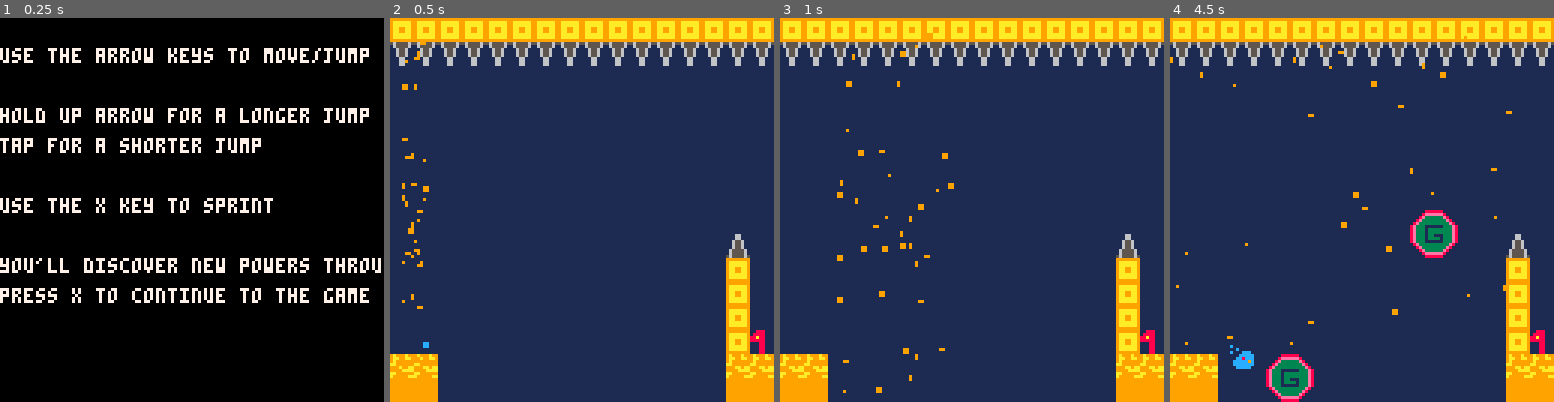
Above: before the commit, frames 1-4 (left to right).
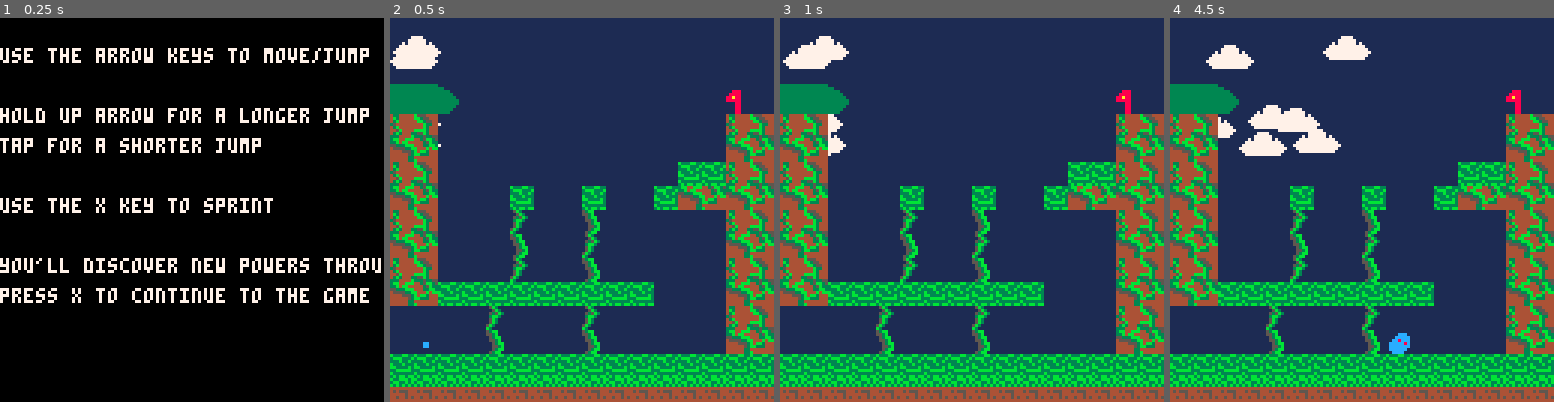
Above: after the commit, the same moments.

Repository: Kaznae/438_final
Game: PICO-8 cartridge final_project_w_sound.p8
Same seed, same stepped clock (60 frames per second), same inputs: the game is played once before the commit and once after it.
Inputs:
- Up to frame 1 (0.25 s): no input
- Up to frame 2 (0.5 s): tap X (X key) at 0.33 s
- Up to frame 3 (1 s): tap O (Z key) at 0.7 s
- Up to frame 4 (4.5 s): tap X (X key) at 1.07, 1.85, 2.97, 4.08 s; hold Right 1.6-2.1 s; tap O (Z key) every 0.4 s from 1.7 to 4.1 s; hold Up 2.15-2.42 s; hold Right 2.47-3.03 s; hold Left 3.08-3.58 s; hold Down 3.63-3.97 s; hold Right from 4.02 s (still down)

Frame 1 is identical in both runs. In frame 2, 46% of the frame differs, in the area x 0-100%, y 0-100%; in frame 3, 47%; in frame 4, 49%.

Commit message:
Fixed level and world start

Diff:
--- a/final_project_w_sound.p8
+++ b/final_project_w_sound.p8
@@ -55,8 +55,8 @@
 	tempstr = ""
 	msg_tick = 0
 
-	world = 3
-	level = 3
+	world = 1
+	level = 1
 
 	g_rev = false
 
@@ -90,7 +90,7 @@
 		dy = 0,
 		weighted = true,
 		is_player = true,
-		max_dy = 3,
+		max_dy = 4,
 		max_dx = 4,
 		sprite = sprites.standing,
 		on_ground = true,
